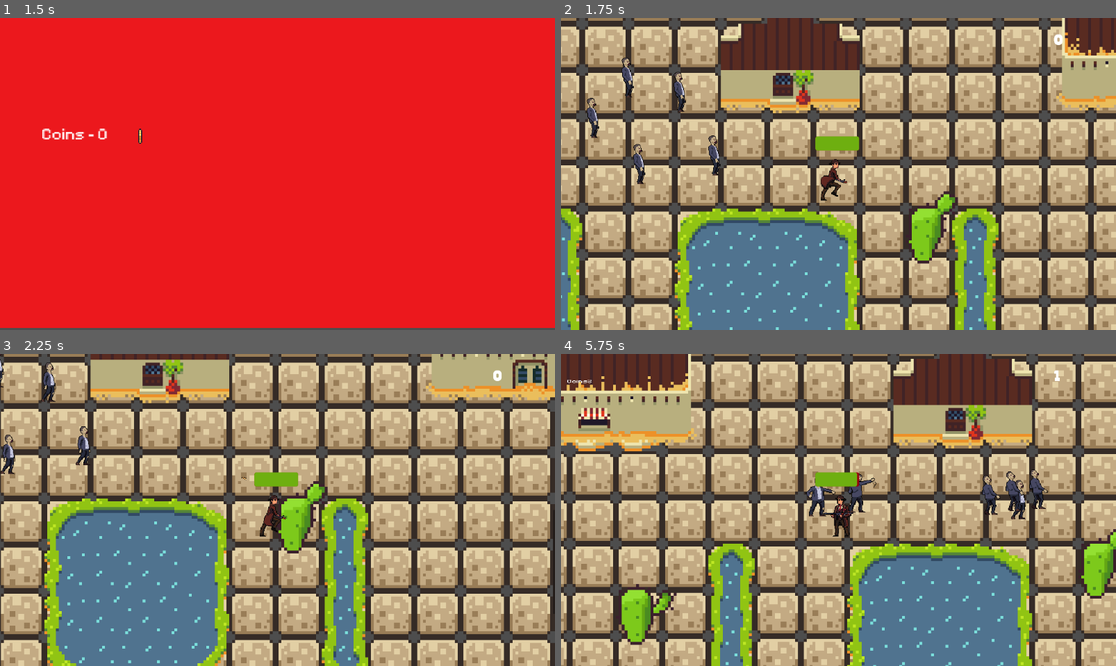
Above: before the commit, frames 1-4 (two rows, left to right).
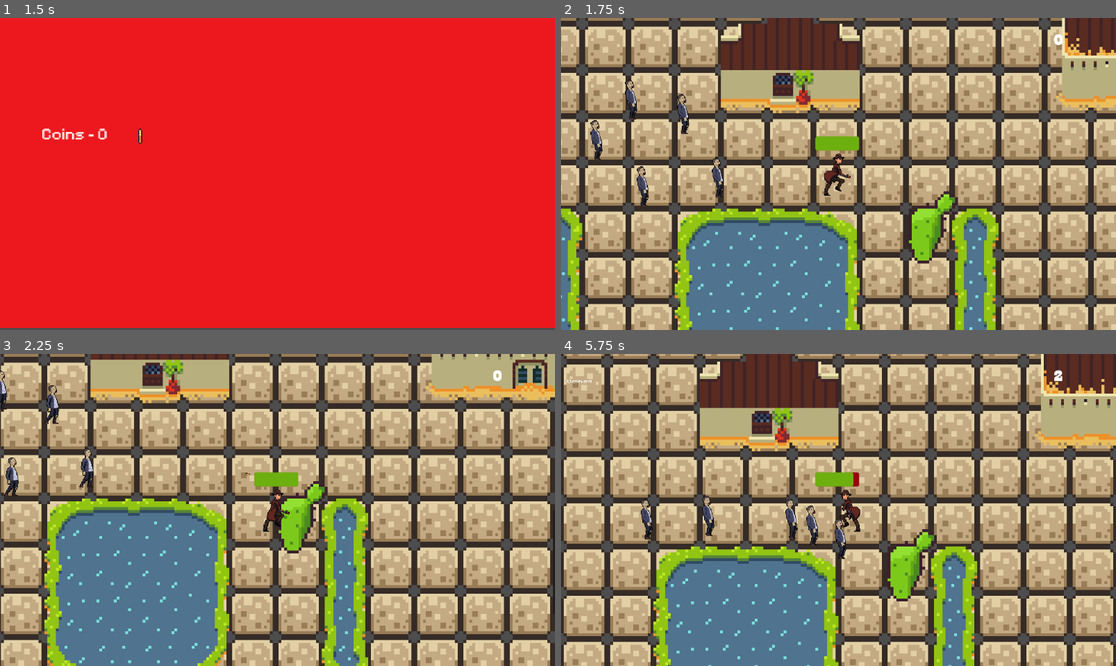
Above: after the commit, the same moments.

Repository: shauryaexe1/Zombie-Wars-
Game: Godot game, scene res://Scenes/main_menu.tscn
Two runs of this game, one before a commit and one after it. Both use one fixed random seed, a clock stepped at 60 frames per second and the inputs below.
Inputs (mouse positions are in pixels of both pictures, inside the frame that each line leads up to):
- Up to frame 1 (1.5 s): click (271, 177) at 0.5 s; move the mouse to (399, 158) at 1.27 s; hold Right (ui_right) from 1.28 s (still down); click (399, 158) at 1.35 s
- Up to frame 2 (1.75 s): keep holding Right (ui_right)
- Up to frame 3 (2.25 s): move the mouse to (166, 525) at 2.02 s; release Right (ui_right) at 2.03 s; hold Down (ui_down) from 2.03 s (still down); click (166, 525) at 2.1 s
- Up to frame 4 (5.75 s): move the mouse to (894, 441) at 2.77 s; release Down (ui_down) at 2.78 s; hold Right (ui_right) 2.78-3.53 s; click (894, 441) at 2.85 s; move the mouse to (810, 572) at 3.52 s; hold Up (ui_up) 3.53-4.28 s; click (810, 572) at 3.6 s; move the mouse to (1005, 556) at 4.27 s; hold Left (ui_left) from 4.28 s (still down); click (1005, 556) at 4.35 s; move the mouse to (672, 463) at 5.02 s; click (672, 463) at 5.1 s

Frame 1 is identical in both runs. In frame 2, 1.6% of the frame differs, in the area x 4-53%, y 12-61%; in frame 3, 1.4%; in frame 4, 78%, in the area x 0-100%, y 0-100%.

Commit message:
working on sprint 6
i continued fixing small bugs like the zombie not damaging the player at some angles.

Diff:
--- a/Scenes/player.tscn
+++ b/Scenes/player.tscn
@@ -216,7 +216,7 @@
 size = Vector2(8, 3.5)
 
 [sub_resource type="RectangleShape2D" id="RectangleShape2D_x3wgy"]
-size = Vector2(7, 16)
+size = Vector2(8, 13)
 
 [sub_resource type="StyleBoxFlat" id="StyleBoxFlat_x3wgy"]
 bg_color = Color(0.60120577, 0, 0.04849705, 1)
@@ -249,21 +249,21 @@
 [node name="AnimatedSprite2D" type="AnimatedSprite2D" parent="." unique_id=1925404493]
 unique_name_in_owner = true
 z_index = 2
-position = Vector2(0, -4)
+position = Vector2(1.249999, -5.75)
 scale = Vector2(0.22265624, 0.20703125)
 sprite_frames = SubResource("SpriteFrames_8erm5")
-animation = &"Dead"
+animation = &"Run"
 autoplay = "Idle"
 
 [node name="CollisionShape2D" type="CollisionShape2D" parent="." unique_id=2044032194]
-position = Vector2(-2, 7.75)
+position = Vector2(0, 4)
 shape = SubResource("RectangleShape2D_f1ek2")
 
 [node name="Camera2D" type="Camera2D" parent="." unique_id=1318759121]
 zoom = Vector2(6, 6)
 
 [node name="Gun" parent="." unique_id=1484658533 instance=ExtResource("6_x3wgy")]
-position = Vector2(2, 2)
+position = Vector2(3.249999, 0.25)
 collision_mask = 8
 
 [node name="DamageArea" type="Area2D" parent="." unique_id=1369483751]
@@ -272,7 +272,6 @@
 collision_mask = 8
 
 [node name="CollisionShape2D" type="CollisionShape2D" parent="DamageArea" unique_id=886347479]
-position = Vector2(-1, 1)
 shape = SubResource("RectangleShape2D_x3wgy")
 debug_color = Color(0.99907476, 0, 0.1373277, 0.41960785)
 
--- a/Scenes/zombie.tscn
+++ b/Scenes/zombie.tscn
@@ -199,7 +199,7 @@
 }]
 
 [sub_resource type="RectangleShape2D" id="RectangleShape2D_tmcj1"]
-size = Vector2(7.5, 2.75)
+size = Vector2(7.5, 8.1875)
 
 [node name="Zombie" type="CharacterBody2D" unique_id=1703867043]
 collision_layer = 10
@@ -208,13 +208,13 @@
 script = ExtResource("1_w2xga")
 
 [node name="AnimatedSprite2D" type="AnimatedSprite2D" parent="." unique_id=780978589]
-position = Vector2(-1.2500012, -13.750001)
+position = Vector2(0, -6.000001)
 scale = Vector2(0.20703124, 0.20703124)
 sprite_frames = SubResource("SpriteFrames_fj6an")
 animation = &"Attack"
 
 [node name="CollisionShape2D" type="CollisionShape2D" parent="." unique_id=709053964]
-position = Vector2(-2, -1)
+position = Vector2(0, 0.09375)
 shape = SubResource("RectangleShape2D_tmcj1")
 
 [node name="NavigationAgent2D" type="NavigationAgent2D" parent="." unique_id=624432139]
--- a/Scripts/bullet.gd
+++ b/Scripts/bullet.gd
@@ -23,4 +23,5 @@
 			Global.score_points += 1
 			Global.add_coins(2)
 			print("A", Global.score_points)
-	queue_free()
+	if not body.name == "Player":
+		queue_free()
--- a/Scripts/player.gd
+++ b/Scripts/player.gd
@@ -45,14 +45,17 @@
 	elif character_direction.x < 0:
 		animated_sprite.flip_h = true
 
-	if character_direction:
-		velocity = character_direction * movement_speed
-		if animated_sprite.animation != "Run":
-			animated_sprite.animation = "Run"
+	if not dead:
+		if character_direction:
+			velocity = character_direction * movement_speed
+			if animated_sprite.animation != "Run":
+				animated_sprite.animation = "Run"
+		else:
+			if not animated_sprite.animation == "Hurt":
+				animated_sprite.animation = "Idle"
+			velocity = velocity.move_toward(Vector2.ZERO,movement_speed)
 	else:
-		if not animated_sprite.animation == "Hurt" and not animated_sprite.animation == "Dead":
-			animated_sprite.animation = "Idle"
-			velocity = velocity.move_toward(Vector2.ZERO,movement_speed)
+		velocity = velocity.move_toward(Vector2.ZERO,movement_speed)
 
 	move_and_slide()
 
@@ -80,7 +83,7 @@
 		health -= incoming
 		%ProgressBar.value = health
 
-		if health<= 0.0:
+		if health <= 0.0:
 			health = 0.0
 			animated_sprite.play("Dead")
 			health_depleted.emit()
@@ -88,9 +91,10 @@
 		else:
 			health -= damage * mob_count * delta
 			%ProgressBar.value = health
-			animated_sprite.play("Hurt")
+			if not animated_sprite.animation == "Run":
+				animated_sprite.play("Hurt")
 
 
 func _on_animation_finish() -> void:
-	if animated_sprite.animation=="Dead":
+	if animated_sprite.animation == "Dead":
 		get_tree().change_scene_to_file("res://Scenes/Game.Over.r.tscn")
--- a/Scripts/zombie.gd
+++ b/Scripts/zombie.gd
@@ -1,6 +1,6 @@
 extends CharacterBody2D
 const speed = 40
-const attack_range = 20.0
+const attack_range = 5.0
 var health = 2
 var dead: bool = false
 
